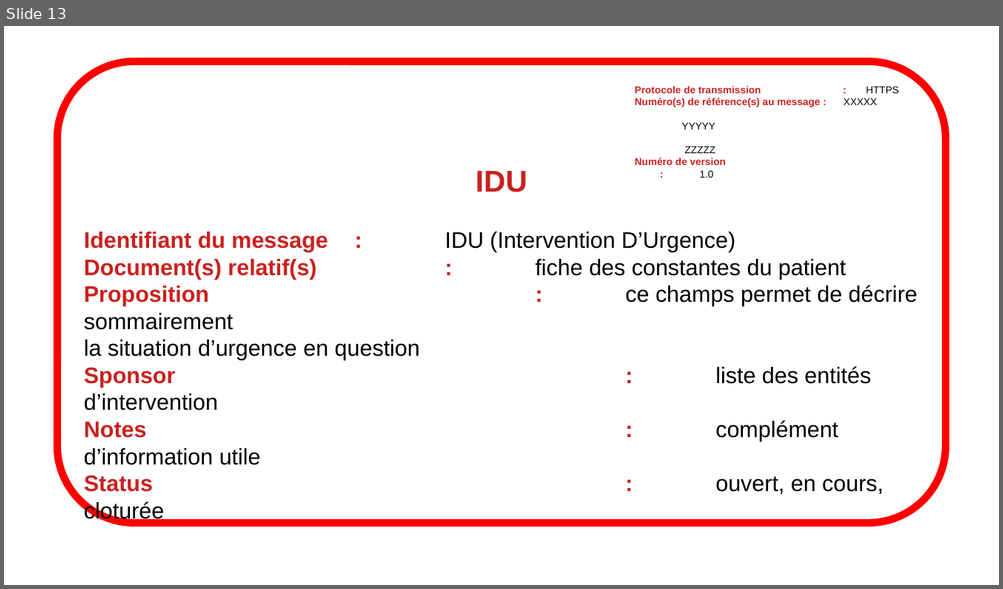
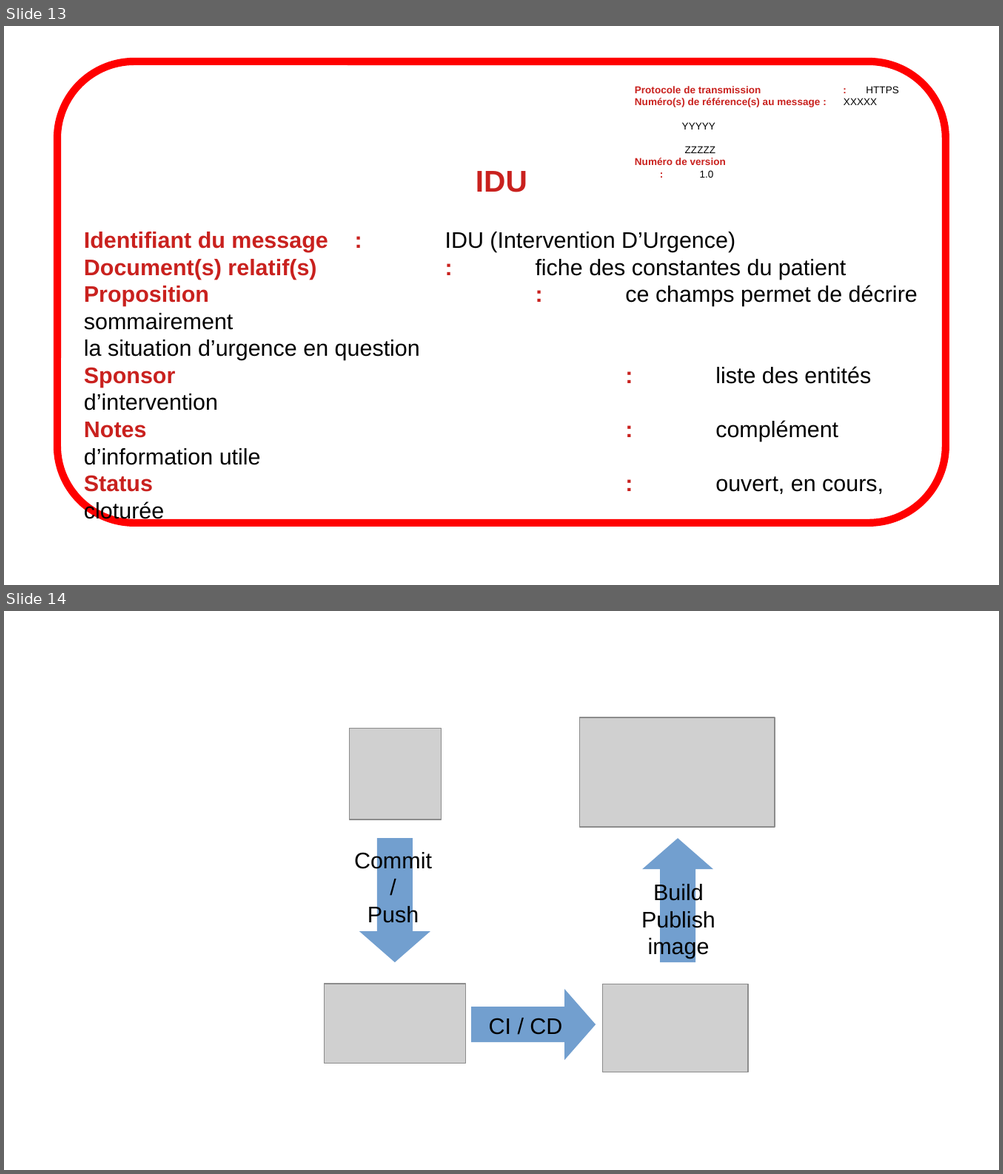
Before and after one commit to gattardm/P11, a slide deck: Sources/diagrammes.odp. Shown one above the other, each under a label of ours: slide 13 before the commit, slides 13 and 14 after it. The pictures are 1003x589 and 1003x1174 pixels, drawn with LibreOffice and Linux fonts; fonts in the diff are those of the drawing; grey boxes stand for pictures. Boxes give left, top, right and bottom in pixels: in the first picture for what was removed or moved away, otherwise in the second. Text is boxed around its words. In the diff, an @@ line names an element or a change of style, - is before the commit and + after.

```diff
--- a/Sources/diagrammes.odp
+++ b/Sources/diagrammes.odp
@@ slide 14 added at [4, 611, 999, 1170], background #FFFFFF @@
@@ picture added at [580, 718, 775, 828] @@
@@ picture added at [350, 729, 441, 820] @@
@@ text added at [354, 851, 432, 927], 18 pt, text #000000 @@
+Commit
+/
+Push
@@ down arrow added at [360, 838, 431, 963], fill #729FCF @@
@@ down arrow added at [642, 838, 714, 963], fill #729FCF @@
@@ text added at [641, 883, 715, 959], 18 pt, text #000000 @@
+Build
+Publish
+image
@@ picture added at [324, 984, 466, 1063] @@
@@ picture added at [603, 985, 748, 1073] @@
@@ down arrow added at [471, 990, 595, 1061], fill #729FCF @@
@@ text added at [489, 1018, 562, 1035], 18 pt, text #000000 @@
+CI / CD
```
Also in this commit, not shown: 1 slide changed, 1 other slide added, 1 other file.
